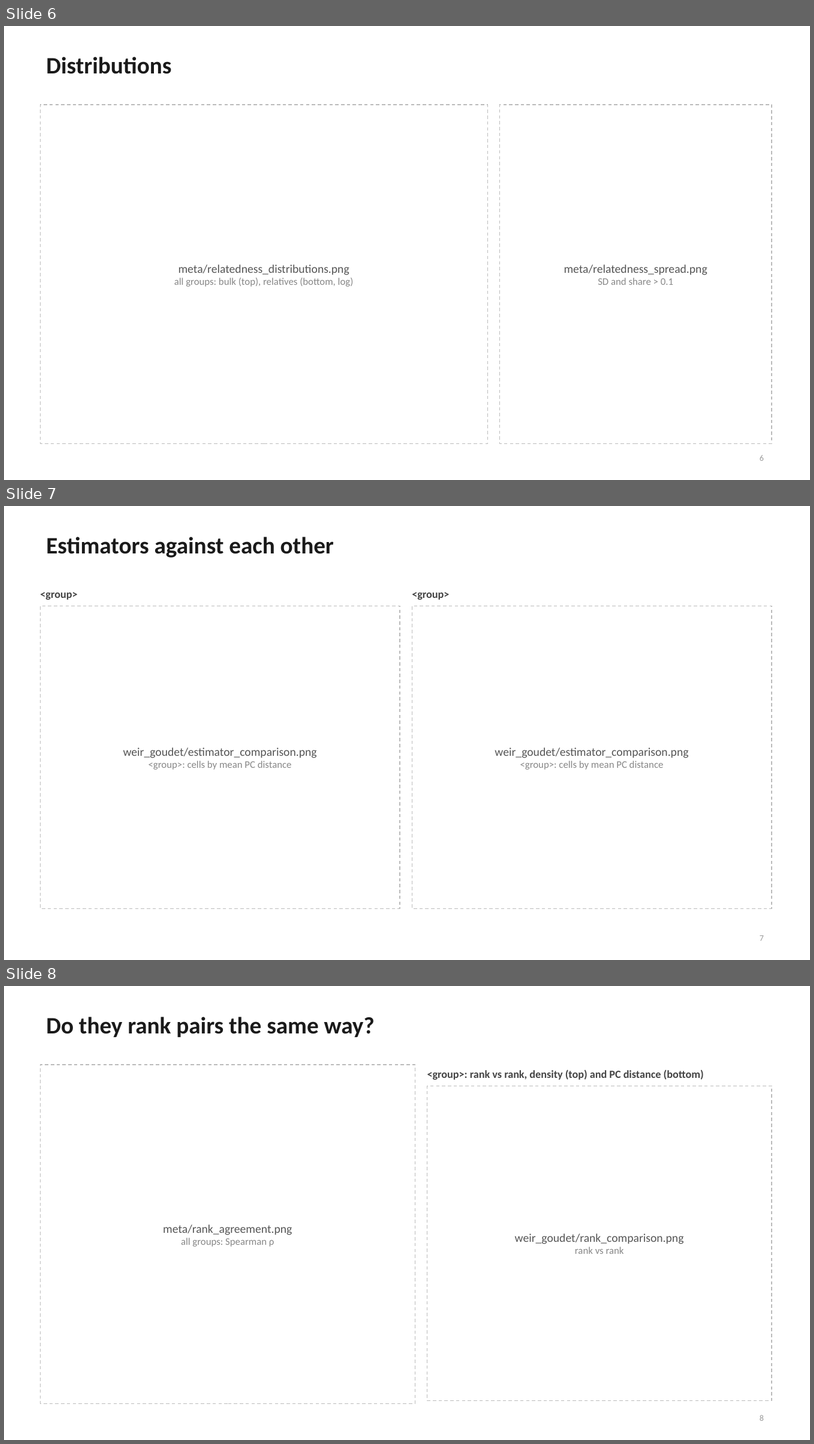
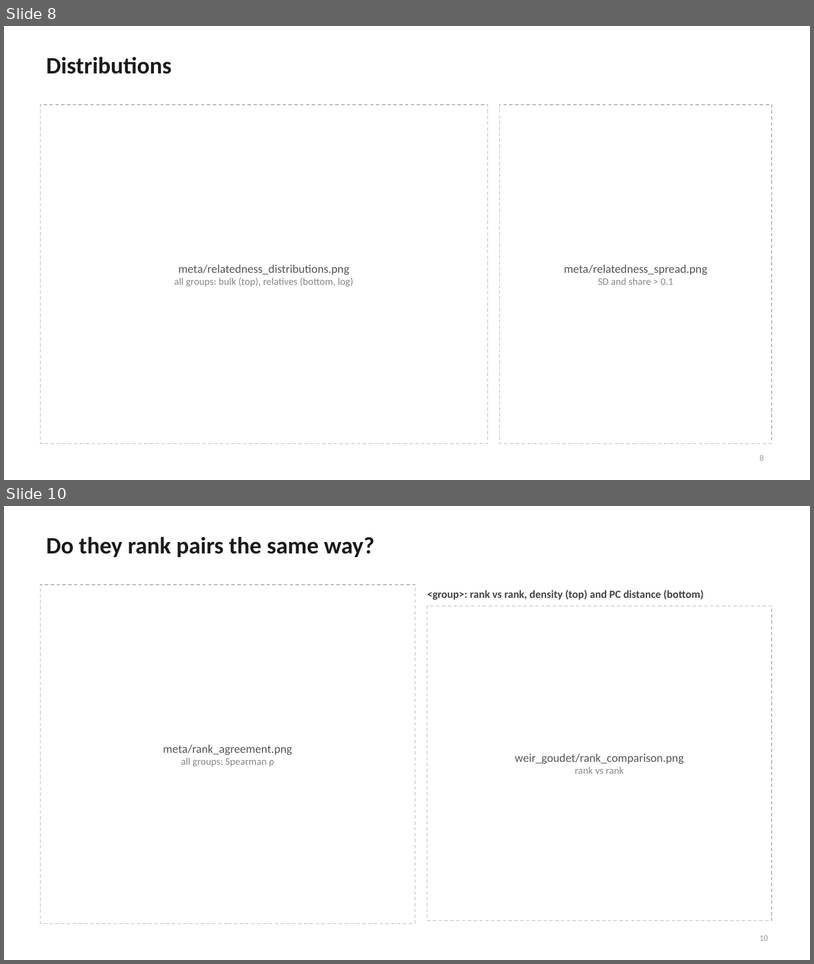
Before and after one commit to mkiravn/aou-covariance, a slide deck: slides/relatedness_condensed.pptx. Shown one above the other, each under a label of ours: slides 6, 7 and 8 before the commit, slides 8 and 10 after it; the slides between them are not shown. The pictures are 814x1444 and 814x964 pixels, drawn with LibreOffice and Linux fonts; fonts in the diff are those of the drawing. Boxes give left, top, right and bottom in pixels: in the first picture for what was removed or moved away, otherwise in the second. Text is boxed around its words. In the diff, an @@ line names an element or a change of style, - is before the commit and + after.

```diff
--- a/slides/relatedness_condensed.pptx
+++ b/slides/relatedness_condensed.pptx
@@ slide 7 removed at bbox=[4, 506, 810, 960], background #FFFFFF @@
@@ title removed at bbox=[46, 537, 334, 558] @@
-Estimators against each other
@@ text removed at bbox=[40, 592, 77, 600] @@
-<group>
@@ text removed at bbox=[412, 592, 449, 600] @@
-<group>
@@ rectangle removed at bbox=[40, 606, 400, 908] @@
@@ rectangle removed at bbox=[413, 606, 772, 908] @@
@@ text removed at bbox=[123, 747, 317, 769] @@
-weir_goudet/estimator_comparison.png
-<group>: cells by mean PC distance
@@ text removed at bbox=[495, 747, 689, 769] @@
-weir_goudet/estimator_comparison.png
-<group>: cells by mean PC distance
@@ page number removed at bbox=[760, 935, 764, 940] @@
-7
@@ what was slide 6 is now slide 8 @@
@@ page number at bbox=[760, 454, 764, 460]: text changed @@
-6
+8
@@ what was slide 8 is now slide 10 @@
@@ page number at bbox=[760, 935, 768, 940]: text changed @@
-8
+10
```
Also in this commit, not shown: 4 slides changed, 4 slides added, 1 other slide removed, 3 other files.
